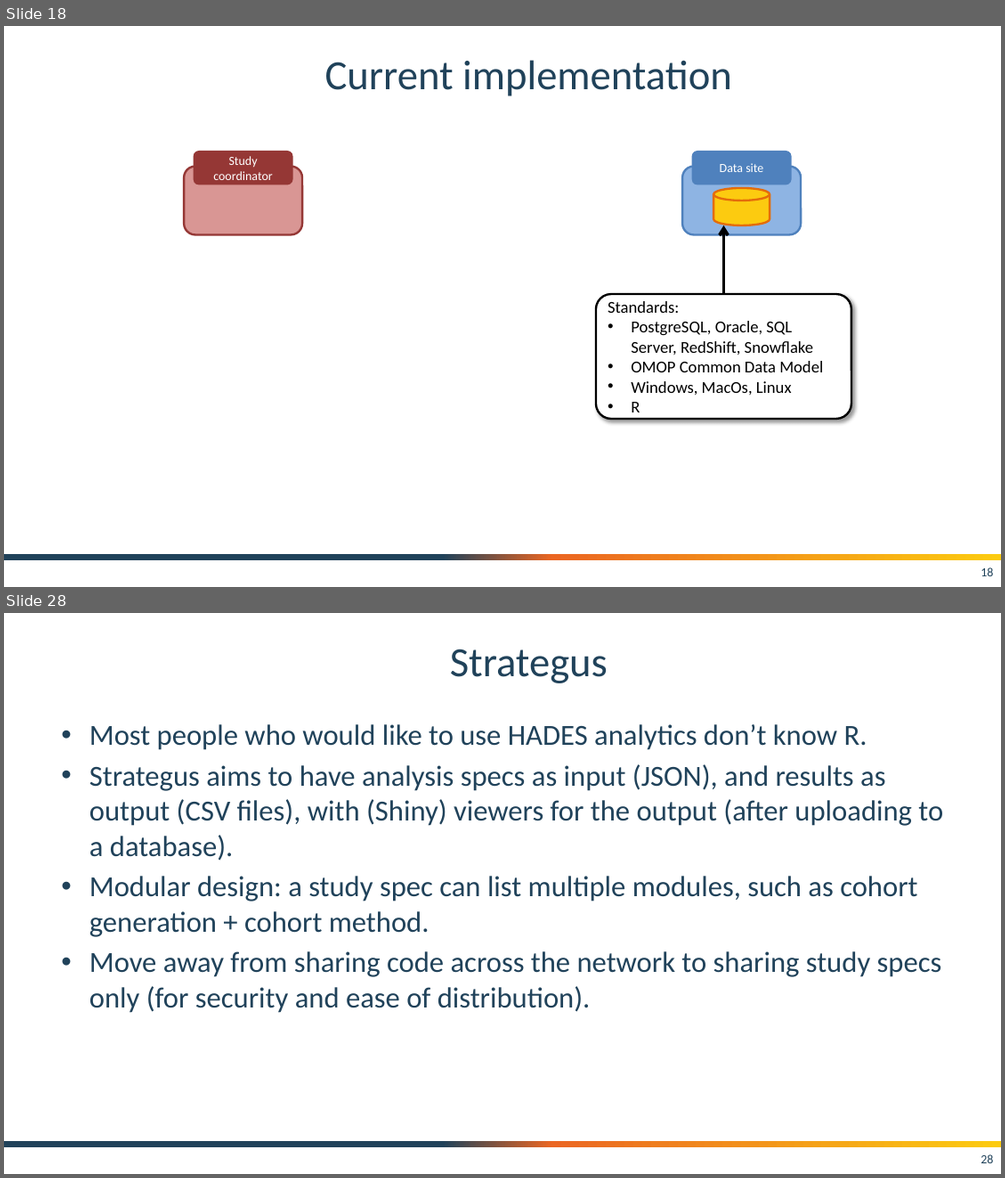
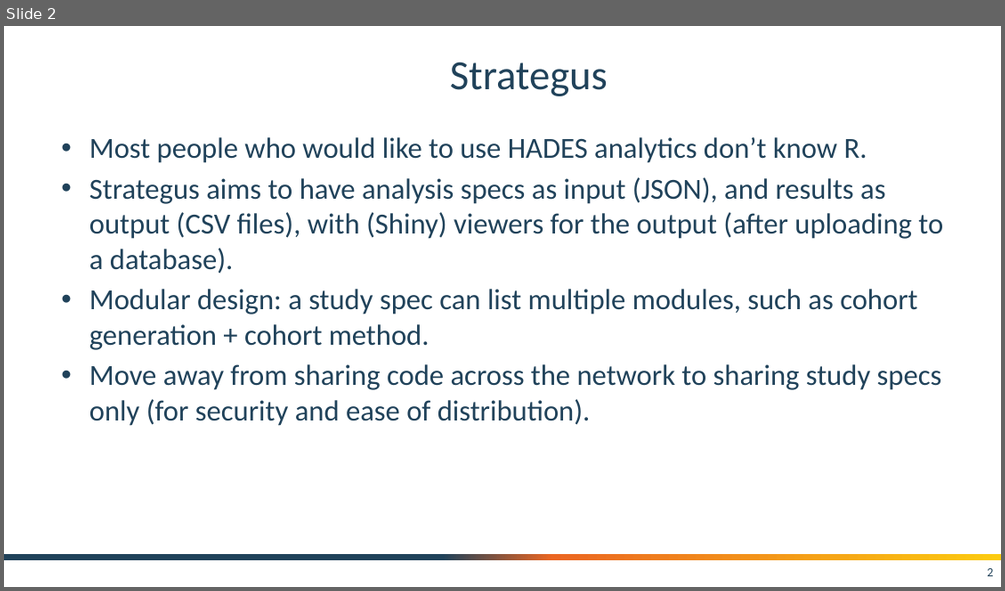
Before and after one commit to OHDSI/Tutorial-Hades, a slide deck: slides/Strategus.pptx. Shown one above the other, each under a label of ours: slides 18 and 28 before the commit, slide 2 after it; the slides between them are not shown. The pictures are 1005x1178 and 1005x591 pixels, drawn with LibreOffice and Linux fonts; fonts in the diff are those of the drawing; background and template pictures are left out. Boxes give left, top, right and bottom in pixels: in the first picture for what was removed or moved away, otherwise in the second. Text is boxed around its words. In the diff, an @@ line names an element or a change of style, - is before the commit and + after.

```diff
--- a/slides/Strategus.pptx
+++ b/slides/Strategus.pptx
@@ slide 18 removed at [4, 26, 1001, 587], background #FFFFFF; not listed: 1 template element that a slide beside it also shows @@
@@ title removed at [325, 60, 732, 96] @@
-Current implementation
@@ rounded rectangle removed at [194, 151, 292, 185] @@
-Study coordinator
@@ rounded rectangle removed at [692, 151, 792, 185] @@
-Data site
@@ rounded rectangle removed at [184, 167, 302, 235] @@
@@ rounded rectangle removed at [682, 167, 801, 235] @@
@@ cylinder removed at [713, 188, 769, 225] @@
@@ arrow removed from (723, 294) to (723, 225) @@
@@ rounded rectangle removed at [596, 294, 852, 418] @@
-Standards:
-• PostgreSQL, Oracle, SQL Server, RedShift, Snowflake
-• OMOP Common Data Model
-• Windows, MacOs, Linux
-• R
@@ page number removed at [980, 567, 993, 576] @@
-18
@@ what was slide 28 is now slide 2 @@
@@ page number at [987, 568, 993, 576]: text changed @@
-28
+2
```
Also in this commit, not shown: 2 slides added, 27 other slides removed, 3 other files.
